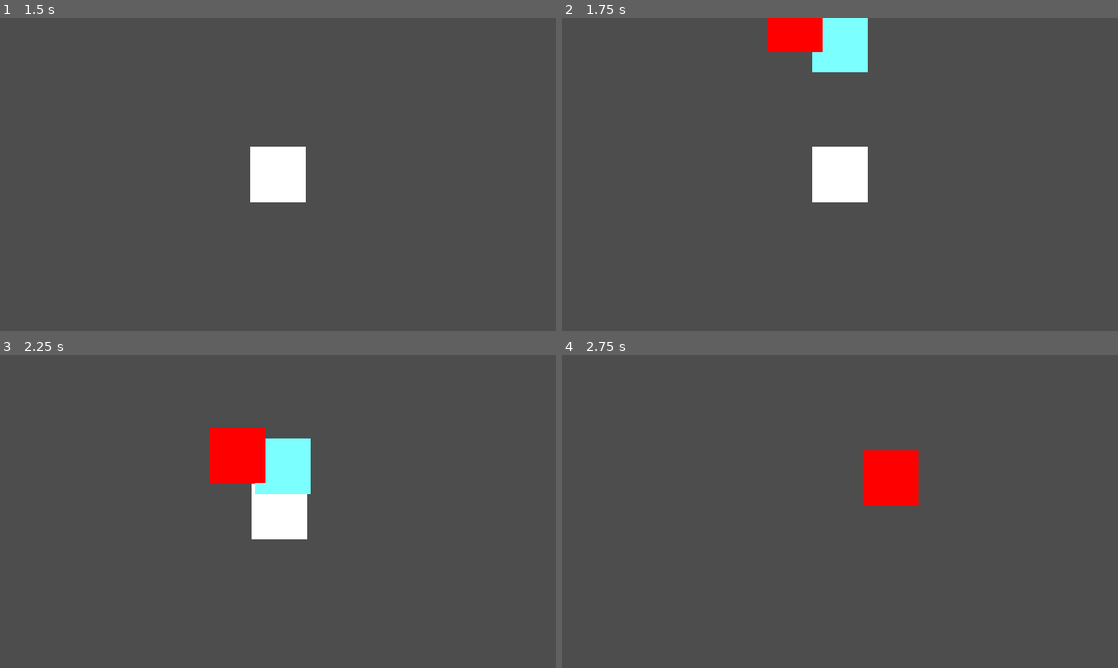
Above: before the commit, frames 1-4 (two rows, left to right).
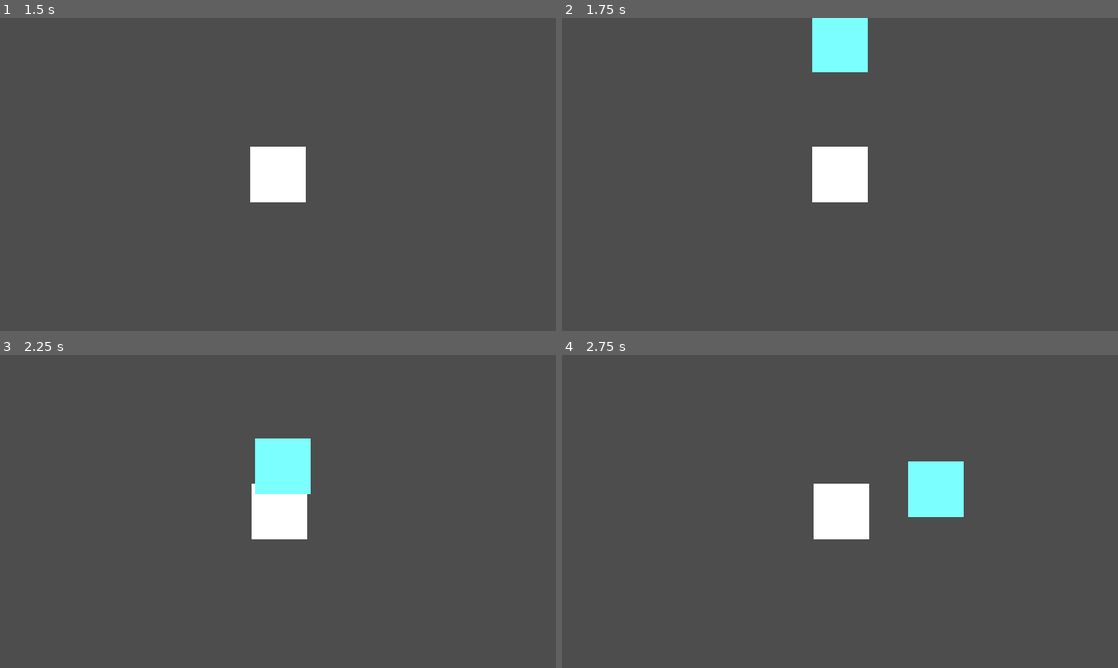
Above: after the commit, the same moments.

Repository: TylerPelaez/pixel-game-jam
Game: Godot game, scene res://Scenes/TestScene.tscn
Same seed, same stepped clock (60 frames per second), same inputs: the game is played once before the commit and once after it.
Inputs:
- Up to frame 1 (1.5 s): tap Enter at 0.5 s; hold Up (ui_up) from 0.53 s (still down)
- Up to frame 2 (1.75 s): keep holding Up (ui_up)
- Up to frame 3 (2.25 s): release Up (ui_up) at 2.03 s; hold Left (ui_left) from 2.03 s (still down)
- Up to frame 4 (2.75 s): keep holding Left (ui_left)

Frame 1 is identical in both runs. In frame 2, 1.1% of the frame differs, in the area x 36-47%, y 0-11%; in frame 3, 1.8%; in frame 4, 5.0%, in the area x 45-73%, y 30-59%.

Commit message:
Enemies Attacking Core are killed

Diff:
--- a/Enemy/Enemy.tscn
+++ b/Enemy/Enemy.tscn
@@ -27,6 +27,7 @@
 ACCELERATION = 2000
 
 [node name="Sprite2D" type="Sprite2D" parent="."]
+visible = false
 modulate = Color(1, 0, 0, 1)
 texture = ExtResource("1_42nnu")
 
@@ -64,7 +65,7 @@
 [node name="CollisionShape2D" parent="SoftCollision" index="0"]
 shape = SubResource("RectangleShape2D_g87tr")
 
-[connection signal="area_entered" from="Hurtbox" to="." method="_on_hurtbox_area_entered"]
+[connection signal="area_entered" from="Hurtbox" to="." method="_on_Hurtbox_area_entered"]
 [connection signal="invincibility_ended" from="Hurtbox" to="." method="_on_Hurtbox_invincibility_ended"]
 [connection signal="no_health" from="Stats" to="." method="_on_stats_no_health"]
 
--- a/Player/Core.tscn
+++ b/Player/Core.tscn
@@ -1,10 +1,11 @@
-[gd_scene load_steps=8 format=3 uid="uid://clhjj6y2kg2ux"]
+[gd_scene load_steps=10 format=3 uid="uid://clhjj6y2kg2ux"]
 
 [ext_resource type="Script" path="res://Player/Core.gd" id="1_05bff"]
 [ext_resource type="Texture2D" uid="uid://bxn8kvm570f80" path="res://Textures/Test/White.png" id="1_vy51w"]
 [ext_resource type="PackedScene" uid="uid://cbibtl5k17ewk" path="res://Overlap/Hurtbox.tscn" id="2_lcxv0"]
 [ext_resource type="Script" path="res://Scripts/Stats/Stats.gd" id="4_ww6hr"]
 [ext_resource type="AnimationLibrary" uid="uid://dm5xt7fr45ifi" path="res://Animation/Blink.res" id="5_j1yul"]
+[ext_resource type="PackedScene" uid="uid://cvk3t6e3yov1" path="res://Overlap/Hitbox.tscn" id="6_mo1l7"]
 
 [sub_resource type="RectangleShape2D" id="RectangleShape2D_lrvun"]
 size = Vector2(64, 64)
@@ -12,10 +13,14 @@
 [sub_resource type="RectangleShape2D" id="RectangleShape2D_u77lf"]
 size = Vector2(56, 56)
 
+[sub_resource type="RectangleShape2D" id="RectangleShape2D_7h86i"]
+size = Vector2(64, 64)
+
 [node name="Core" type="Node2D" groups=["Core"]]
 script = ExtResource("1_05bff")
 
 [node name="Sprite2D" type="Sprite2D" parent="."]
+visible = false
 modulate = Color(0.486275, 1, 1, 1)
 texture = ExtResource("1_vy51w")
 
@@ -29,7 +34,6 @@
 [node name="Stats" type="Node" parent="."]
 script = ExtResource("4_ww6hr")
 max_health = 20
-hit_invincibility_time_seconds = 1.0
 
 [node name="StaticBody2D" type="StaticBody2D" parent="."]
 collision_mask = 34
@@ -43,8 +47,17 @@
 "Blink": ExtResource("5_j1yul")
 }
 
+[node name="Hitbox" parent="." instance=ExtResource("6_mo1l7")]
+collision_layer = 128
+collision_mask = 16
+damage = 999
+
+[node name="CollisionShape2D" parent="Hitbox" index="0"]
+shape = SubResource("RectangleShape2D_7h86i")
+
 [connection signal="area_entered" from="Hurtbox" to="." method="_on_hurtbox_area_entered"]
 [connection signal="invincibility_ended" from="Hurtbox" to="." method="_on_Hurtbox_invincibility_ended"]
 [connection signal="no_health" from="Stats" to="." method="_on_stats_no_health"]
 
 [editable path="Hurtbox"]
+[editable path="Hitbox"]
